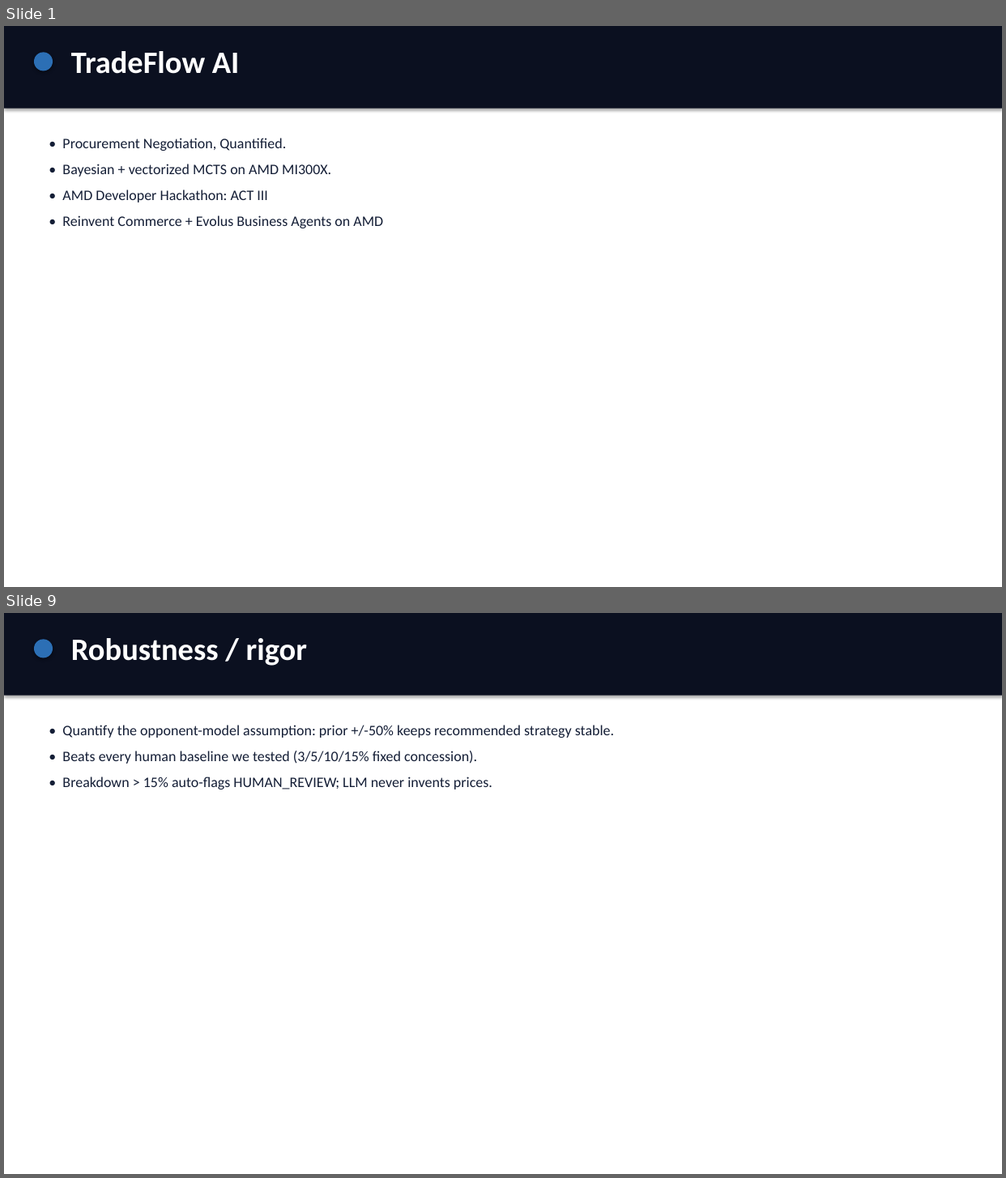
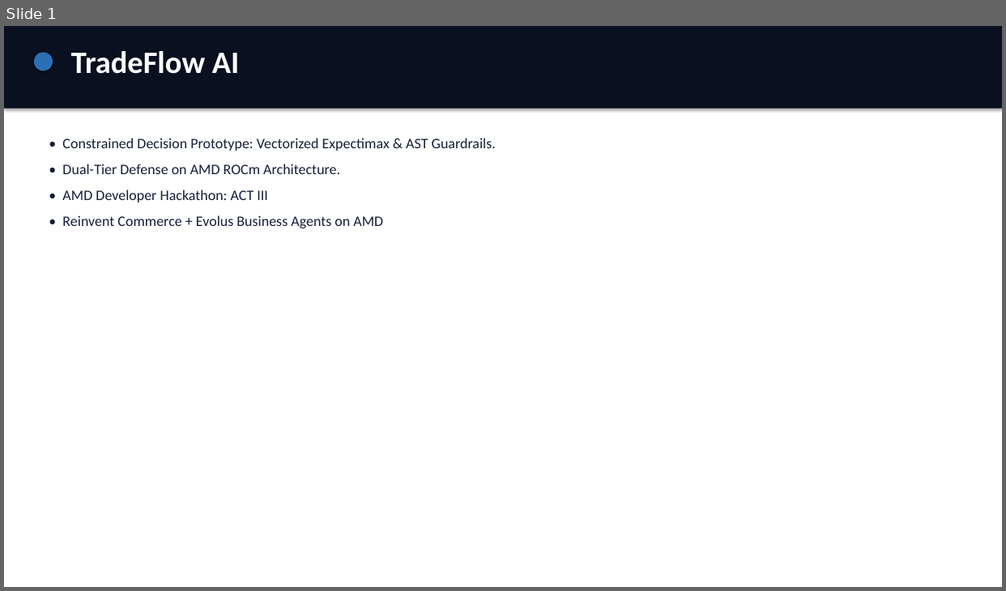
Before and after one commit to Fu93/tradeflow-ai, a slide deck: results/pitch.pptx. Shown one above the other, each under a label of ours: slides 1 and 9 before the commit, slide 1 after it; the slides between them are not shown. The pictures are 1006x1178 and 1006x591 pixels, drawn with LibreOffice and Linux fonts; fonts in the diff are those of the drawing. Boxes give left, top, right and bottom in pixels: in the first picture for what was removed or moved away, otherwise in the second. Text is boxed around its words. In the diff, an @@ line names an element or a change of style, - is before the commit and + after.

```diff
--- a/results/pitch.pptx
+++ b/results/pitch.pptx
@@ slide 9 removed at (4,613,1002,1174), background #FFFFFF @@
@@ rectangle removed at (4,613,1002,696) @@
@@ ellipse removed at (34,639,53,658) @@
@@ text removed at (71,638,307,666) @@
-Robustness / rigor
@@ text removed at (62,725,614,790) @@
-• Quantify the opponent-model assumption: prior +/-50% keeps recommended strategy stable.
-• Beats every human baseline we tested (3/5/10/15% fixed concession).
-• Breakdown > 15% auto-flags HUMAN_REVIEW; LLM never invents prices.
@@ slide 1 changed as well @@
@@ text at (62,138,496,174): text changed @@
-• Procurement Negotiation, Quantified.
-• Bayesian + vectorized MCTS on AMD MI300X.
+• Constrained Decision Prototype: Vectorized Expectimax & AST Guardrails.
+• Dual-Tier Defense on AMD ROCm Architecture.
```
Also in this commit, not shown: 5 other slides changed, 4 slides added, 3 other slides removed, 2 other files.
